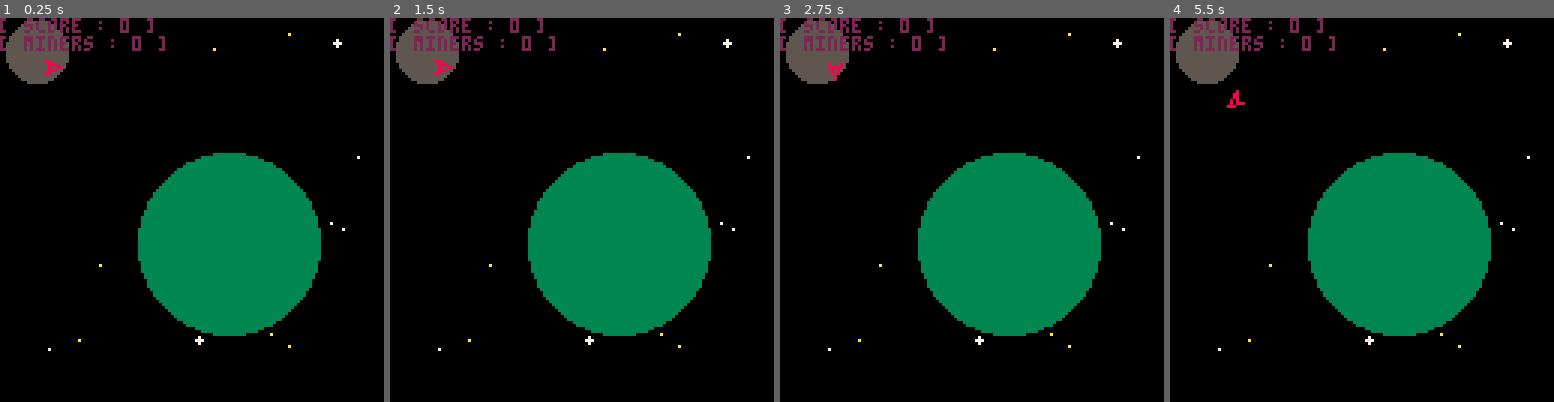
Above: before the commit, frames 1-4 (left to right).
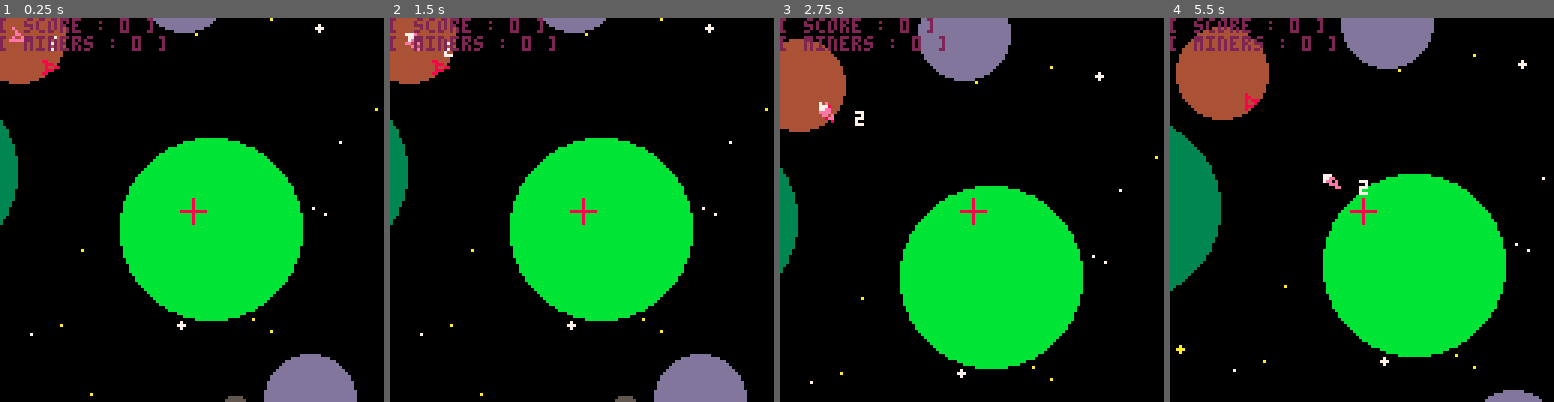
Above: after the commit, the same moments.

Repository: TarkanAl-Kazily/game-jams
Game: PICO-8 cartridge gmtk/main.p8
Two runs of this game, one before a commit and one after it. Both use one fixed random seed, a clock stepped at 60 frames per second and the inputs below.
Inputs:
- Up to frame 1 (0.25 s): no input
- Up to frame 2 (1.5 s): tap O (Z key) at 0.7 s
- Up to frame 3 (2.75 s): hold Right 1.6-2.1 s; tap O (Z key) at 1.7, 2.1, 2.5 s; hold Up 2.15-2.42 s; hold Right from 2.47 s (still down)
- Up to frame 4 (5.5 s): tap O (Z key) every 0.4 s from 2.9 to 5.3 s; release Right at 3.03 s; hold Left 3.08-3.58 s; hold Down 3.63-3.97 s; hold Right 4.02-4.68 s; hold Up 4.73-5.03 s; hold Left from 5.08 s (still down)

The runs differ from the first frame. In frame 1, 27% of the frame differs, in the area x 0-99%, y 0-100%; in frame 2, 27%; in frame 3, 31%; in frame 4, 33%, in the area x 0-98%, y 0-100%.

Commit message:
Version 0.8
A change of direction: Focus more on the miners and how you can modify
their control parameters.

The goal is to just have ships moving near planets, and doing so faster
will get more points.

Diff:
--- /dev/null
+++ b/gmtk/controls.lua
@@ -0,0 +1,152 @@
+
+_state_limits = {
+    velocity={10, 20, 30, 40}
+}
+
+_control_limits = {
+    acceleration={5, 10, 15, 20},
+    friction={0.0, 0.05, 0.1, 0.2},
+    angular_velocity={0.25, 0.5, 0.75, 1.0}
+}
+
+miner_limits = {
+    state={
+        velocity=1,
+    },
+    controls={
+        acceleration=1,
+        friction=1,
+        angular_velocity=1
+    }
+}
+
+player_limits = {
+    state={
+        velocity=1,
+    },
+    controls={
+        acceleration=1,
+        friction=1,
+        angular_velocity=1
+    }
+}
+
+-- a list of targets for miners to cycle between
+miner_targets = {
+    {x=0, y=0},
+    {x=64, y=64},
+    {x=128, y=0}
+}
+
+function get_limits_from_settings(settings)
+    local limits = {}
+    limits.q_dot = {x=_state_limits.velocity[settings.state.velocity], y=_state_limits.velocity[settings.state.velocity], d=100}
+    limits.control = {}
+    limits.control.acceleration = _control_limits.acceleration[settings.controls.acceleration]
+    limits.control.friction = _control_limits.friction[settings.controls.friction]
+    limits.control.angular_velocity = _control_limits.angular_velocity[settings.controls.angular_velocity]
+    return limits
+end
+
+function new_entity()
+    local result = {}
+    result.state = create_state(nil, nil, nil)
+    result.control = create_control()
+    result.limits = nil
+    result.type = nil
+    return result
+end
+
+function new_miner()
+    local result = new_entity()
+    result.limits = get_limits_from_settings(miner_limits)
+    result.type = "miner"
+    result.current_target = 1
+    result.target_threshold = 25
+    return result
+end
+
+function new_player()
+    local result = new_entity()
+    result.limits = get_limits_from_settings(player_limits)
+    result.type = "player"
+    return result
+end
+
+function create_state(q, q_dot, q_ddot)
+    local result = {q=q, q_dot=q_dot, q_ddot=q_ddot}
+    if result.q == nil then
+        result.q = {x=0, y=0, d=0}
+    end
+    if result.q_dot == nil then
+        result.q_dot = {x=0, y=0, d=0}
+    end
+    if result.q_ddot == nil then
+        result.q_ddot = {x=0, y=0, d=0}
+    end
+    return result
+end
+
+function create_control()
+    return {angular_velocity=0, acceleration=0, friction=0}
+end
+
+-- state given by create_state
+-- control takes the form {angular_velocity, acceleration, friction}
+function update_state(state, control, limits, dt)
+    if limits == nil then
+        limits = {q=nil, q_dot=nil, q_ddot=nil}
+    end
+
+    -- q.x, q.y, q.d based directly off of q_dot.x, q_dot.y, q_dot.d
+    state.q.x += state.q_dot.x * dt
+    state.q.y += state.q_dot.y * dt
+    state.q.d += state.q_dot.d * dt
+
+    -- q_dot.x, q_dot.y based off of q_ddot
+    state.q_dot.x += state.q_ddot.x * dt
+    state.q_dot.y += state.q_ddot.y * dt
+    -- q_dot.d based off of control and angular momentum
+    state.q_dot.d = control.angular_velocity
+
+    if limits.q_dot != nil then
+        state.q_dot.x = mid(-limits.q_dot.x, state.q_dot.x, limits.q_dot.x)
+        state.q_dot.y = mid(-limits.q_dot.y, state.q_dot.y, limits.q_dot.y)
+    end
+
+    -- q_ddot.x and q_ddot.y based off of control, q.d, and control friction
+    state.q_ddot.x = cos(state.q.d) * control.acceleration - state.q_dot.x * control.friction
+    state.q_ddot.y = sin(state.q.d) * control.acceleration - state.q_dot.y * control.friction
+
+    -- q_ddot.d unused
+    state.q_ddot.d = 0
+end
+
+function update_miner_control(e)
+  local target = miner_targets[e.current_target]
+
+  if distance_squared(e.state.q, target) < e.target_threshold * e.target_threshold then
+    e.current_target = (e.current_target % #miner_targets) + 1
+  else
+      local dx, dy = target.x - e.state.q.x, - target.y + e.state.q.y
+      dx, dy = cos(e.state.q.d) * dx - sin(e.state.q.d) * dy, sin(e.state.q.d) * dx + cos(e.state.q.d) * dy
+      --dx *= e.controls.kp.dx
+      --dy *= e.controls.kp.dy
+
+      if (dx < 0) or abs(dy) > 0.0 then
+        e.control.angular_velocity = sign(dy) * 10.0
+      else
+        e.control.angular_velocity = 0
+      end
+
+      if dx > 0 and abs(dy) < e.target_threshold then
+        e.control.acceleration = 100.0
+      else
+        e.control.acceleration = 0
+      end
+
+      e.limits = get_limits_from_settings(miner_limits)
+      e.control.angular_velocity = mid(e.control.angular_velocity, e.limits.control.angular_velocity, -e.limits.control.angular_velocity)
+      e.control.acceleration = mid(e.control.acceleration, e.limits.control.acceleration, -e.limits.control.acceleration)
+  end
+end
--- a/gmtk/main.p8
+++ b/gmtk/main.p8
@@ -1,8 +1,10 @@
 pico-8 cartridge // http://www.pico-8.com
 version 29
 __lua__
--- Space Clicker v0_7
+-- Space Clicker v0_8
 -- Tarkan Al-Kazily
+
+#include controls.lua
 
 _delta_t = 1.0 / 60.0
 time = 0.0
@@ -12,99 +14,112 @@
 camera_pos = {x=0, y=0}
 world_bounds = {min={x=-128, y=-128}, max={x=255, y=255}}
 background = nil
+zones = nil
 seed_background = 42
-
-function create_entity(x, y)
-  local result = {}
-  result.pos = {x=x, y=y}
-  result.vel = {cur={x=0, y=0}, max=30.0, friction=1.0}
-  result.acc = {cur=0.0, max=20.0, timer=0, friction=20.0}
-  result.dir = {cur=0.0} -- starts facing positive x
-  result.dir_vel = {cur=0.0, max=0.25, friction=2.0}
-  result.dir_acc = {cur=0.0, max=1.0, timer=0, friction=2.0}
-  result.friction = 1.0
-  result.zone = nil
-  result.controls = nil
-  return result
-end
-
-function create_zone(x, y, r, p)
-  local result = create_entity(x, y)
-  result.zone = {}
-  result.zone.radius = r
-  result.zone.color = 3
-  result.zone.timer = {cur=0, reset=1}
-  result.zone.points = p
-  result.zone.action = add_points
-  return result
-end
-
-function create_miner_zone(x, y, r, cost)
-  local result = create_zone(x, y, r, 0)
-  result.zone.color = 5
-  result.zone.miner_cost = cost
-  result.zone.miner_growth = 1.25
-  result.zone.action = buy_miner
-  return result
-end
-
--- creates a new thing that is a miner
-function create_miner(x, y, e1, e2)
-  local result = create_entity(x, y)
-  result.vel.max = 15
-  result.dir_vel.max = 0.25
-  result.controls = {targets={e1, e2}, cur=1, threshold=25, kp={dx=1.0, dy=2.0}}
-  return result
-end
+seed_zones = 48
+
+player_mode = "ship"
 
 function _init()
   background = generate_background()
-  player = create_entity(5, 5)
+  entities = generate_zones()
+  player = new_player()
+  player.state.q = {x=10, y=10, d=0}
+  miner = new_miner()
+  earth = new_zone()
+  earth.state.q = {x=64, y=64, d=0}
+  add(entities, earth)
+  moon = new_zone()
+  moon.state.q = {x=0, y=0, d=0}
+  moon.radius = 15
+  moon.color = 4
+  add(entities, moon)
+  pluto = new_zone()
+  pluto.state.q = {x=128, y=0, d=0}
+  pluto.radius = 5
+  pluto.color = 12
+  add(entities, pluto)
   add(entities, player)
-  earth = create_zone(64, 64, 30, 1)
-  add(entities, earth)
-  mine = create_miner_zone(0, 0, 10, 20)
-  add(entities, mine)
+  add(entities, miner)
+  --add(entities, earth)
+  --mine = create_miner_zone(0, 0, 10, 20)
+  --add(entities, mine)
   --add(entities, create_miner(0, 0, earth, mine))
+end
+
+function new_zone()
+  local result = new_entity()
+  result.type = "zone"
+  result.radius = 30
+  result.color = 11
+  return result
+end
+
+function generate_zones()
+  srand(seed_zones)
+  local result = {}
+  for i=1, 32 do
+    local zone = new_zone()
+    zone.state.q = {x=rnd_between(world_bounds.min.x, world_bounds.max.x), y=rnd_between(world_bounds.min.y, world_bounds.max.y), d=0}
+    size = flr(rnd(10))
+    if size < 1 then
+      -- large planet
+      zone.radius = 30
+      zone.color = 3
+    elseif size < 5 then
+      -- medium planet
+      zone.radius = 15
+      zone.color = 13
+    else
+      zone.radius = 5
+      zone.color = 5
+    end
+    add(result, zone)
+  end
+  return result
 end
 
 function _update60()
   time += _delta_t
   update_player()
-  update_points()
   update_entities()
-  update_camera()
+end
+
+function control_camera()
+  if btn(0) then
+    camera_pos.x -= 1
+  end
+  if btn(1) then
+    camera_pos.x += 1
+  end
+  if btn(2) then
+    camera_pos.y -= 1
+  end
+  if btn(3) then
+    camera_pos.y += 1
+  end
+
+  camera_pos.x = mid(world_bounds.min.x, camera_pos.x, world_bounds.max.x - 128)
+  camera_pos.y = mid(world_bounds.min.y, camera_pos.y, world_bounds.max.y - 128)
 end
 
 function _draw()
   cls()
-  line(-128, -128, -128, 255, 1)
-  line(255, 255)
-  line(255, -128)
+  line(-128, -128, -128, 254, 1)
+  line(254, 254)
+  line(254, -128)
   line(-128, -128)
 
   draw_background()
 
-  camera(camera_pos.x, camera_pos.y)
 
   -- the cookie
   foreach(entities, draw_entity)
-
+  camera(camera_pos.x, camera_pos.y)
   print("[ score : "..flr(score).." ]", camera_pos.x, camera_pos.y, 2)
   print("[ miners : "..miner_count.." ]", camera_pos.x, camera_pos.y + 6, 2)
-  -- debug
-  if _debug then
-    print("pos ".. player.pos.x ..", "..player.pos.y)
-    print("vel ".. player.vel.cur)
-    print("acc ".. player.acc.cur)
-    print("dir ".. player.dir.cur)
-    print("dir_vel ".. player.dir_vel.cur)
-    print("dir_acc ".. player.dir_acc.cur)
-  end
-
-  -- draw player
-  --pset(player.pos.x, player.pos.y, 8)
-  draw_player()
+  line(camera_pos.x + 60, camera_pos.y + 64, camera_pos.x + 68, camera_pos.y + 64, 8)
+  line(camera_pos.x + 64, camera_pos.y + 60, camera_pos.x + 64, camera_pos.y + 68, 8)
 end
 
 -->8
@@ -112,7 +127,7 @@
 
 -- moves the camera to try and center the player
 function update_camera()
-  local dx, dy = player.pos.x - camera_pos.x, player.pos.y - camera_pos.y
+  local dx, dy = player.state.q.x - camera_pos.x, player.state.q.y - camera_pos.y
   if dx < 16 then
     camera_pos.x -= 2.0
   elseif dx > 112 then
@@ -139,38 +154,12 @@
 -- updates an entity
 -- applies movement physics
 function update_entity(e)
-  e.dir.cur = (e.dir.cur + _delta_t * e.dir_vel.cur) % 1.0
-
-  if abs(e.dir_acc.cur) > 0 then
-    e.dir_vel.cur = mid(-e.dir_vel.max, e.dir_vel.cur + e.dir_acc.cur * _delta_t, e.dir_vel.max)
-  else
-    e.dir_vel.cur = mid(0.0, e.dir_vel.cur - sign(e.dir_vel.cur) * e.dir_vel.friction * _delta_t, e.dir_vel.cur)
-  end
-
-  e.dir_acc.timer = max(0, e.dir_acc.timer - 1)
-  if e.dir_acc.timer == 0 then
-    e.dir_acc.cur = 0
-  end
-
-  e.pos.x, e.pos.y = e.pos.x + _delta_t * e.vel.cur.x, e.pos.y + _delta_t * e.vel.cur.y
-  if e.acc.cur > 0 then
-    e.vel.cur.x = mid(-e.vel.max, e.vel.cur.x + _delta_t * e.acc.cur * cos(e.dir.cur), e.vel.max)
-    e.vel.cur.y = mid(-e.vel.max, e.vel.cur.y + _delta_t * e.acc.cur * sin(e.dir.cur), e.vel.max)
-  else
-    e.vel.cur.x = mid(0, e.vel.cur.x - sign(e.vel.cur.x) * _delta_t * e.vel.friction, e.vel.cur.x)
-    e.vel.cur.y = mid(0, e.vel.cur.y - sign(e.vel.cur.y) * _delta_t * e.vel.friction, e.vel.cur.y)
-  end
-  e.acc.timer = max(0, e.acc.timer - 1)
-  if e.acc.timer == 0 then
-    e.acc.cur = mid(0.0, e.acc.cur - _delta_t * e.acc.friction, e.acc.max)
-  end
-
-  if e.zone != nil then
-    update_zone(e.zone)
-  end
-
-  if e.controls != nil then
-    update_controls(e)
+  update_state(e.state, e.control, e.limits, _delta_t)
+  if e.type == "miner" then
+    update_miner_control(e)
+  end
+  if e.type == "zone" then
+    --update_zone(e)
   end
 end
 
@@ -181,56 +170,48 @@
   end
 end
 
-function update_controls(e)
-  local target = e.controls.targets[e.controls.cur]
-  local dx, dy = target.pos.x - e.pos.x, - target.pos.y + e.pos.y
-  dx, dy = cos(e.dir.cur) * dx - sin(e.dir.cur) * dy, sin(e.dir.cur) * dx + cos(e.dir.cur) * dy
-  dx *= e.controls.kp.dx
-  dy *= e.controls.kp.dy
-
-  if (dx < 0) or abs(dy) > e.controls.threshold then
-    e.dir_acc.cur = sign(dy) * e.dir_acc.max
-  else
-    e.dir_acc.cur = 0
-  end
-
-  if dx > e.controls.threshold then
-    e.acc.cur = e.acc.max
-  else
-    e.acc.cur = 0
-  end
-
-
-  if distance_squared(e.pos, target.pos) < e.controls.threshold * e.controls.threshold then
-    e.controls.cur = (e.controls.cur % #e.controls.targets) + 1
-  end
-end
-
 -->8
 -- player code
 
+function update_player()
+  if player_mode == "ship" then
+    update_player_control()
+    update_camera()
+    if btnp(4) then
+      player_mode = "manager"
+    end
+  else
+    control_camera()
+    if btnp(4) then
+      player_mode = "ship"
+    end
+  end
+end
+
 -- update player
 -- enables forward, left, and right
-function update_player()
+function update_player_control()
   if btn(0) then
-    player.dir_acc.cur = player.dir_acc.max
-    player.dir_acc.timer = 30
+    player.control.angular_velocity = 10.0
   end
 
   if btn(1) then
-    player.dir_acc.cur = -player.dir_acc.max
-    player.dir_acc.timer = 30
+    player.control.angular_velocity = -10.0
+  end
+
+  if not (btn(0) or btn(1)) then
+    player.control.angular_velocity = 0.0
   end
 
   if btn(2) then
-    player.acc.cur = player.acc.max
+    player.control.acceleration = 100.0
   else
-    player.acc.cur = 0
-  end
-
-  if btn(4) then
-    foreach(entities, player_interact)
-  end
+    player.control.acceleration = 0.0
+  end
+
+  player.limits = get_limits_from_settings(player_limits)
+  player.control.angular_velocity = mid(player.control.angular_velocity, player.limits.control.angular_velocity, -player.limits.control.angular_velocity)
+  player.control.acceleration = mid(player.control.acceleration, player.limits.control.acceleration, -player.limits.control.acceleration)
 end
 
 -- Player interacts with the given zone
@@ -294,6 +275,7 @@
   foreach(background, draw_star)
 end
 
+-- draws the starry background
 function draw_star(s)
   if s.t > 2 then
     line(s.x-1,s.y, s.x+1, s.y, s.c)
@@ -303,57 +285,53 @@
   end
 end
 
+-- draws circular zones (planets)
+function draw_zone(z)
+  circfill(z.pos.x, z.pos.y, z.radius, z.color)
+end
+
 -- draws a little ship
-function draw_player()
-  draw_ship(player.pos, player.dir.cur, 8, btn(2))
-end
-
-function draw_ship(pos, dir, c, thrust)
+function draw_ship(state_q, c, thrust)
   local p1, p2, p3, p4 = {x=3, y=0}, {x=-2, y=-2}, {x=-1, y=0}, {x=-2, y=2}
 
-  p1 = se2(p1, pos, dir)
-  p2 = se2(p2, pos, dir)
-  p3 = se2(p3, pos, dir)
-  p4 = se2(p4, pos, dir)
+  p1 = se2(p1, state_q)
+  p2 = se2(p2, state_q)
+  p3 = se2(p3, state_q)
+  p4 = se2(p4, state_q)
 
   draw_polygon({p1, p2, p3, p4}, c)
 
   if thrust then
     p1, p2, p3 = {x=-4, y=0}, {x=-2, y=1}, {x=-2, y=-1}
-    p1 = se2(p1, pos, dir)
-    p2 = se2(p2, pos, dir)
-    p3 = se2(p3, pos, dir)
+    p1 = se2(p1, state_q)
+    p2 = se2(p2, state_q)
+    p3 = se2(p3, state_q)
     draw_polygon({p1, p2, p3}, 7)
   end
 end
 
 function draw_entity(e)
-  if e.zone != nil then
-    draw_zone(e)
-  end
-
-  if e.controls != nil then
-    draw_ship(e.pos, e.dir.cur, 14, e.acc.cur > 0)
-    print(e.controls.cur, e.pos.x + 10, e.pos.y, 7)
-  end
-end
-
-function draw_zone(e)
-  circfill(e.pos.x, e.pos.y, e.zone.radius, e.zone.color)
-end
-
+  if e.type == "player" then
+    draw_ship(e.state.q, 8, e.control.acceleration > 0)
+  elseif e.type == "miner" then
+    draw_ship(e.state.q, 14, e.control.acceleration > 0)
+    print(e.current_target, e.state.q.x + 10, e.state.q.y, 7)
+  elseif e.type == "zone" then
+    circfill(e.state.q.x, e.state.q.y, e.radius, e.color)
+  end
+end
 
 -->8
 -- utils and math
 
 -- special euclidean transformation on a point
 -- rotated first, then translated
-function se2(point, translation, rotation)
-  local result = {x=0, y=0}
-  result.x = point.x * cos(rotation) - point.y * sin(rotation)
-  result.y = point.x * sin(rotation) + point.y * cos(rotation)
-  result.x += translation.x
-  result.y += translation.y
+function se2(point, state)
+  local result, dx, dy, dd = {x=0, y=0}, state.x, state.y, state.d
+  result.x = point.x * cos(dd) - point.y * sin(dd)
+  result.y = point.x * sin(dd) + point.y * cos(dd)
+  result.x += dx
+  result.y += dy
   return result
 end
 
